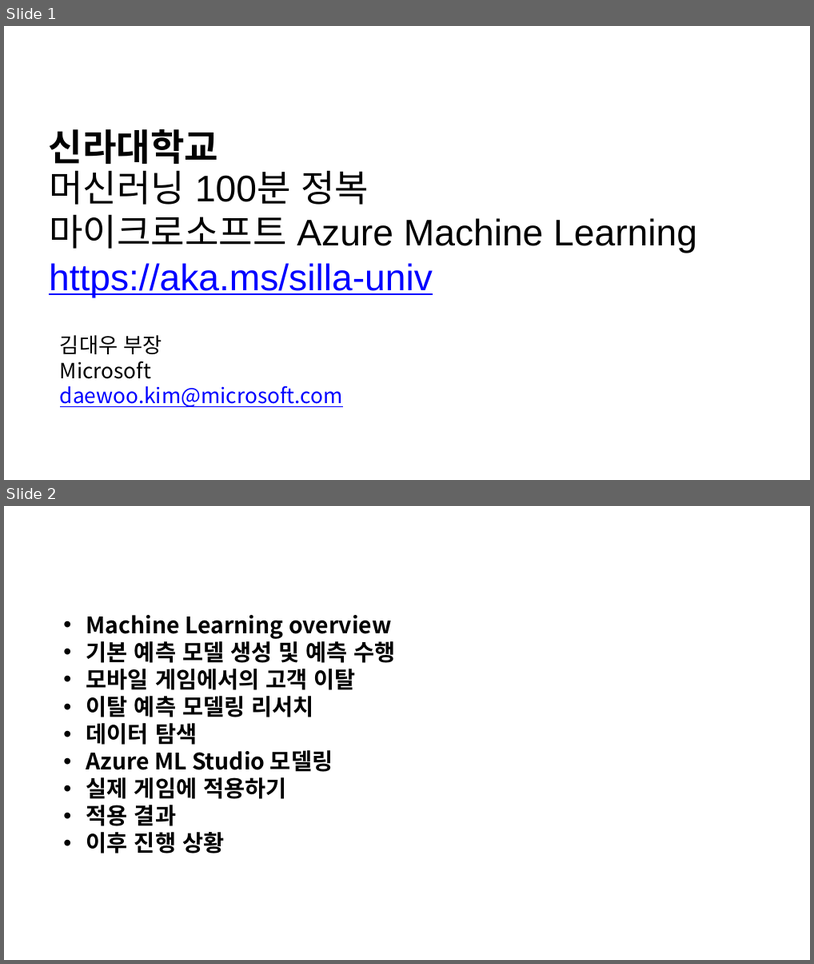
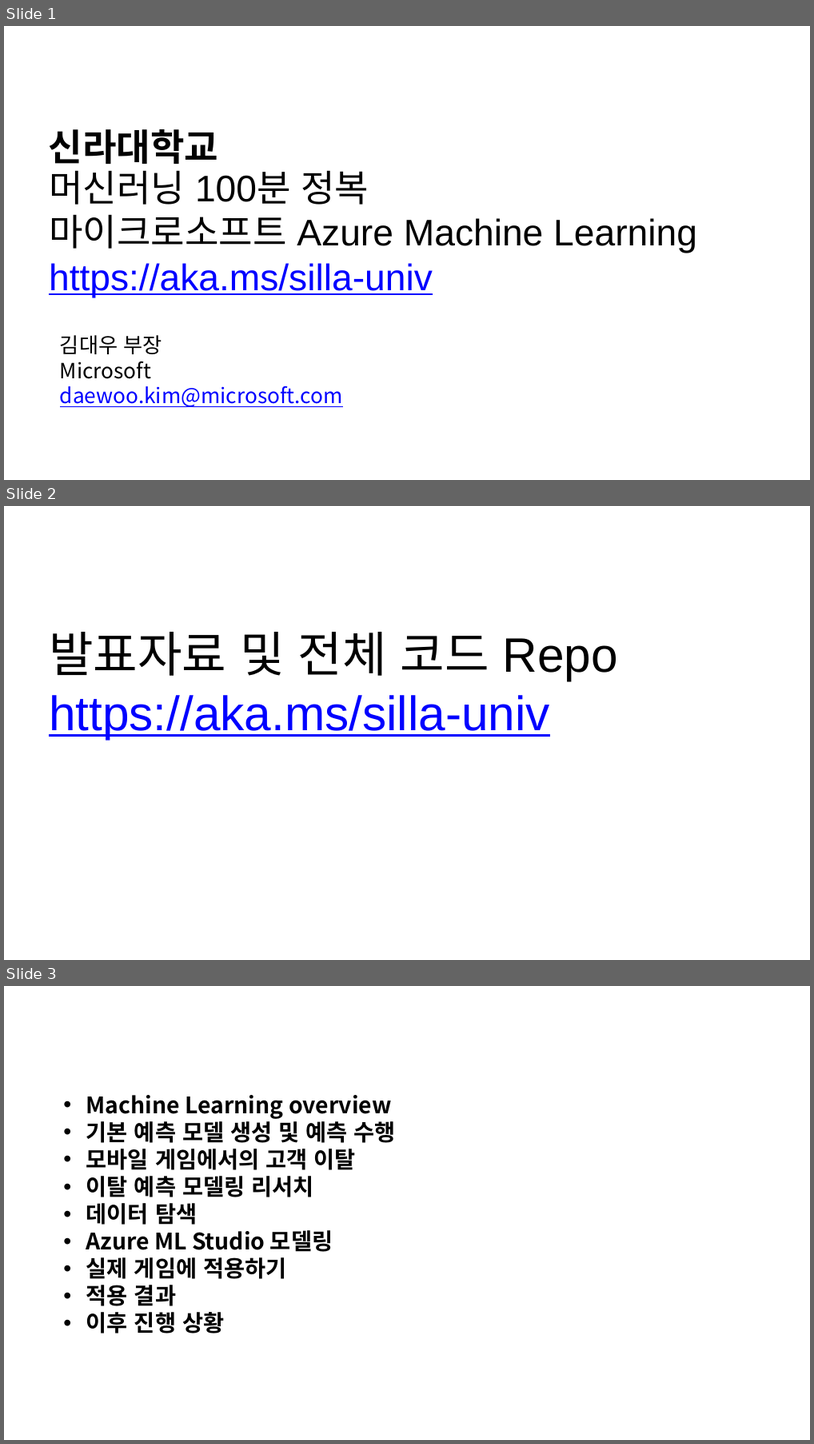
Before and after one commit to CloudBreadPaPa/silla-univ, a slide deck: docs/Microsoft-AzureML-신라대학교-핸드아웃.pptx. Shown one above the other, each under a label of ours: slides 1 and 2 before the commit, slides 1, 2 and 3 after it. The pictures are 814x964 and 814x1444 pixels, drawn with LibreOffice and Linux fonts; fonts in the diff are those of the drawing. Boxes give left, top, right and bottom in pixels: in the first picture for what was removed or moved away, otherwise in the second. Text is boxed around its words. In the diff, an @@ line names an element or a change of style, - is before the commit and + after.

Commit message:
updated content

```diff
--- a/docs/Microsoft-AzureML-신라대학교-핸드아웃.pptx
+++ b/docs/Microsoft-AzureML-신라대학교-핸드아웃.pptx
@@ slide 2 added at [4,506,810,960], background #FFFFFF @@
@@ text added at [49,632,618,739], 115 pt, text #0000FF, underline @@
+발표자료 및 전체 코드 Repo
+https://aka.ms/silla-univ
@@ what was slide 2 is now slide 3 @@
```
